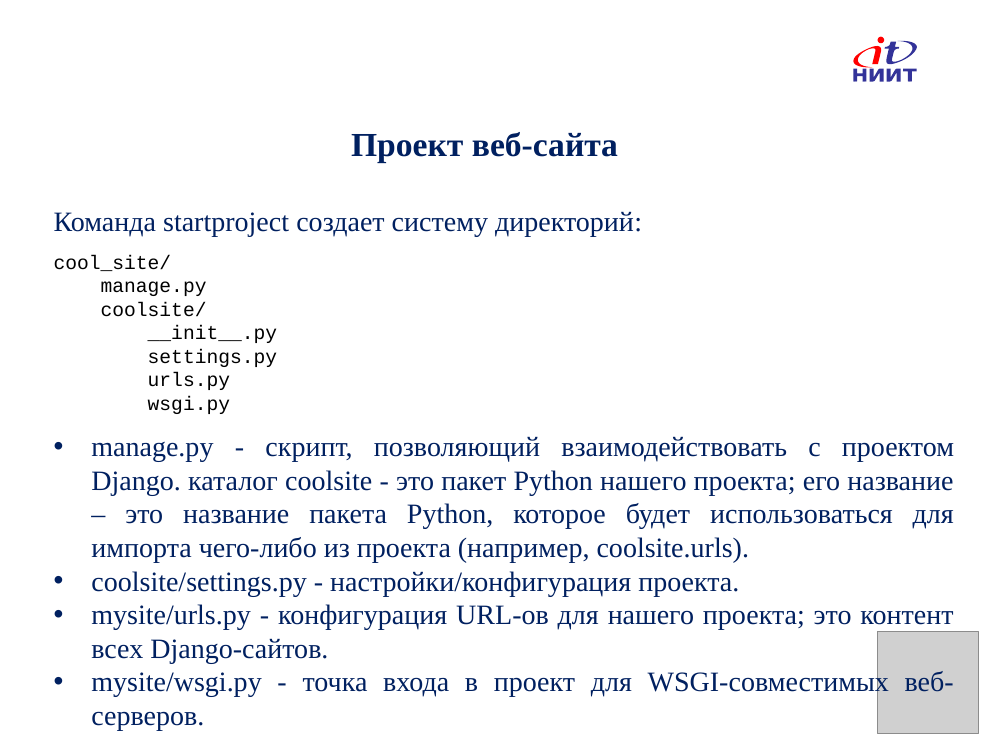
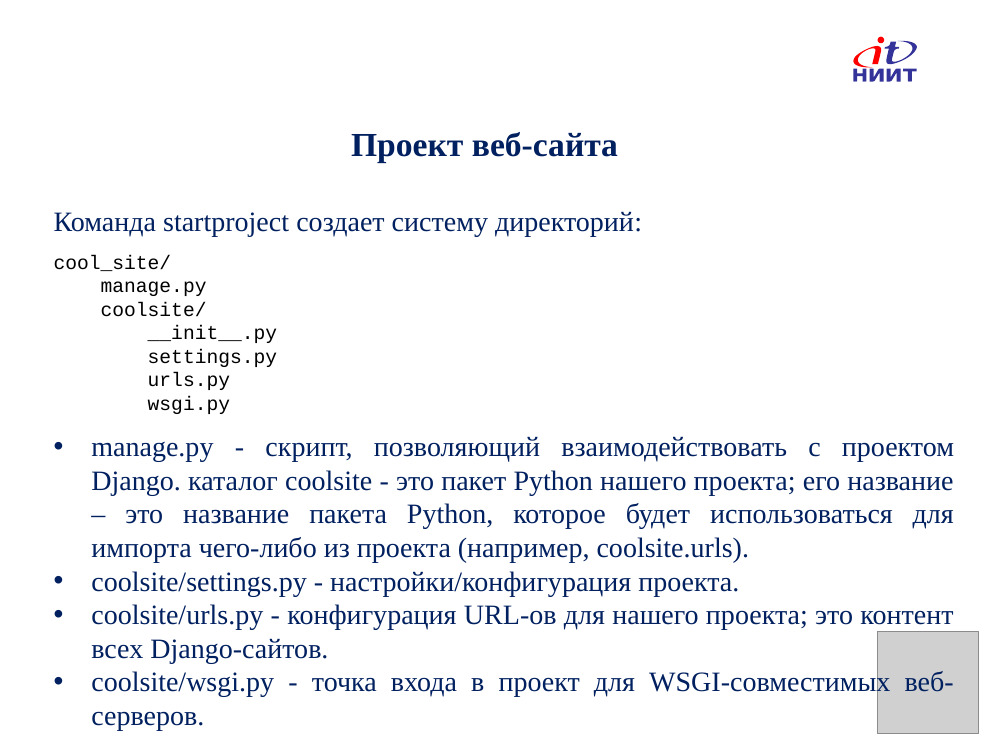
Before and after one commit to IlyaOrlov/PythonCourse, a slide deck: slide 9 of Lectures/PyLec_14.pptx. Drawn at 1008x756 pixels with LibreOffice and Linux fonts; fonts in the diff are those of the drawing; grey boxes stand for pictures; background and template pictures are left out. Boxes give left, top, right and bottom in pixels: in the first picture for what was removed or moved away, otherwise in the second. Text is boxed around its words. In the diff, an @@ line names an element or a change of style, - is before the commit and + after.

```diff
--- a/Lectures/PyLec_14.pptx
+++ b/Lectures/PyLec_14.pptx
@@ text at box(91, 604, 954, 731): text changed @@
-• mysite/urls.py - конфигурация URL-ов для нашего проекта; это контент всех Django-сайтов.
-• mysite/wsgi.py - точка входа в проект для WSGI-совместимых веб-серверов.
+• coolsite/urls.py - конфигурация URL-ов для нашего проекта; это контент всех Django-сайтов.
+• coolsite/wsgi.py - точка входа в проект для WSGI-совместимых веб-серверов.
```
Also in this commit, not shown: 1 other slide changed, 6 other files.
